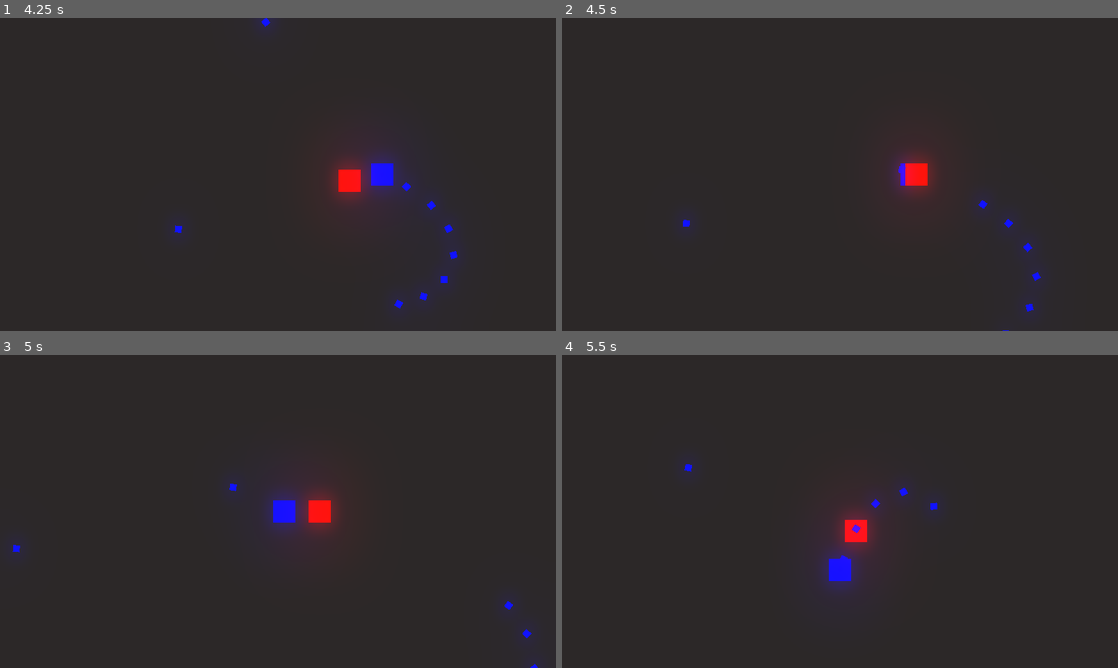
Above: before the commit, frames 1-4 (two rows, left to right).
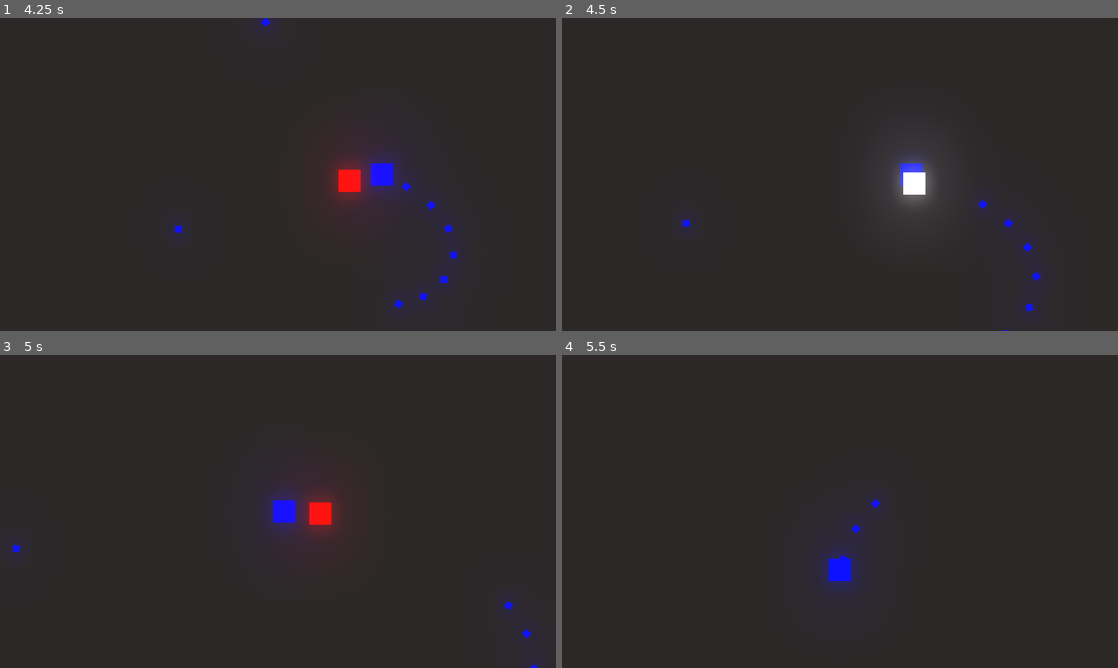
Above: after the commit, the same moments.

Repository: Daniel5772/Programmieren_Note
Game: Godot game, scene res://Level/Level 1.tscn
Two runs of this game, one before a commit and one after it. Both use one fixed random seed, a clock stepped at 60 frames per second and the inputs below.
Inputs (mouse positions are in pixels of both pictures, inside the frame that each line leads up to):
- Up to frame 1 (4.25 s): move the mouse to (400, 158) at 0.52 s; press the mouse at (400, 158) at 0.53 s; hold D (move_right) 0.53-1.28 s; move the mouse to (166, 190) at 1.27 s; release the mouse at (166, 190) at 1.28 s; hold S (move_down) 1.28-2.03 s; click (166, 190) at 1.35 s; move the mouse to (333, 105) at 2.02 s; press the mouse at (333, 105) at 2.03 s; hold D (move_right) 2.03-2.78 s; move the mouse to (250, 237) at 2.77 s; release the mouse at (250, 237) at 2.78 s; hold W (move_up) 2.78-3.53 s; click (250, 237) at 2.85 s; move the mouse to (444, 221) at 3.52 s; press the mouse at (444, 221) at 3.53 s; hold A (move_left) from 3.53 s (still down)
- Up to frame 2 (4.5 s): keep holding A (move_left); move the mouse to (673, 127) at 4.27 s; release the mouse at (673, 127) at 4.28 s; click (673, 127) at 4.35 s
- Up to frame 3 (5 s): keep holding A (move_left)
- Up to frame 4 (5.5 s): move the mouse to (867, 511) at 5.02 s; release A (move_left) at 5.03 s; press the mouse at (867, 511) at 5.03 s; hold S (move_down) from 5.03 s (still down)

Frame 1 is identical in both runs. In frame 2, 1.1% of the frame differs, in the area x 59-68%, y 42-61%; in frame 3, 0.1%; in frame 4, 1.0%.

Commit message:
Enemy AI verbessert

Diff:
--- a/PLayer/bullet.tscn
+++ b/PLayer/bullet.tscn
@@ -18,10 +18,12 @@
 modulate = Color( 0.0235294, 0.0392157, 0.921569, 1 )
 texture = ExtResource( 1 )
 
-[node name="Area2D" type="Area2D" parent="Sprite"]
+[node name="Hitbox" type="Area2D" parent="Sprite" groups=[
+"Enemy_damager",
+]]
 scale = Vector2( 1, 1 )
 
-[node name="CollisionShape2D" type="CollisionShape2D" parent="Sprite/Area2D"]
+[node name="CollisionShape2D" type="CollisionShape2D" parent="Sprite/Hitbox"]
 shape = SubResource( 2 )
 
 [node name="CollisionShape2D" type="CollisionShape2D" parent="."]
--- a/PLayer/enemy.gd
+++ b/PLayer/enemy.gd
@@ -1,15 +1,42 @@
 extends KinematicBody2D
+
 
 var speed = 80
 
 var velocity = Vector2()
 
+var stun = false
+
+var hp = 3
+
 func _process(delta):
-	if Global.player != null:
+	if Global.player != null and stun == false:
 		velocity = global_position.direction_to(Global.player.global_position)
+	elif stun:
+		velocity = lerp(velocity, Vector2(0, 0), 0.3)
+	if hp <= 0:
+		print("tod")
+		queue_free()
 
 	global_position += velocity * speed * delta
 
 
+
 func _on_Hitbox_area_entered(area):
-	pass # Replace with function body.
+
+	if area.is_in_group("Enemy_damager"):
+
+		modulate = Color.white
+		velocity = -velocity * 4
+		hp -= 1
+		stun = true
+
+		$Stun_timer.start()
+		area.get_parent().queue_free()
+
+
+
+func _on_Stun_timer_timeout():
+
+	modulate = Color("ff0c00")
+	stun = false
--- a/PLayer/enemy.tscn
+++ b/PLayer/enemy.tscn
@@ -20,4 +20,9 @@
 
 [node name="CollisionShape2D" type="CollisionShape2D" parent="Sprite/Hitbox"]
 shape = SubResource( 1 )
+
+[node name="Stun_timer" type="Timer" parent="."]
+wait_time = 0.15
+one_shot = true
 [connection signal="area_entered" from="Sprite/Hitbox" to="." method="_on_Hitbox_area_entered"]
+[connection signal="timeout" from="Stun_timer" to="." method="_on_Stun_timer_timeout"]
